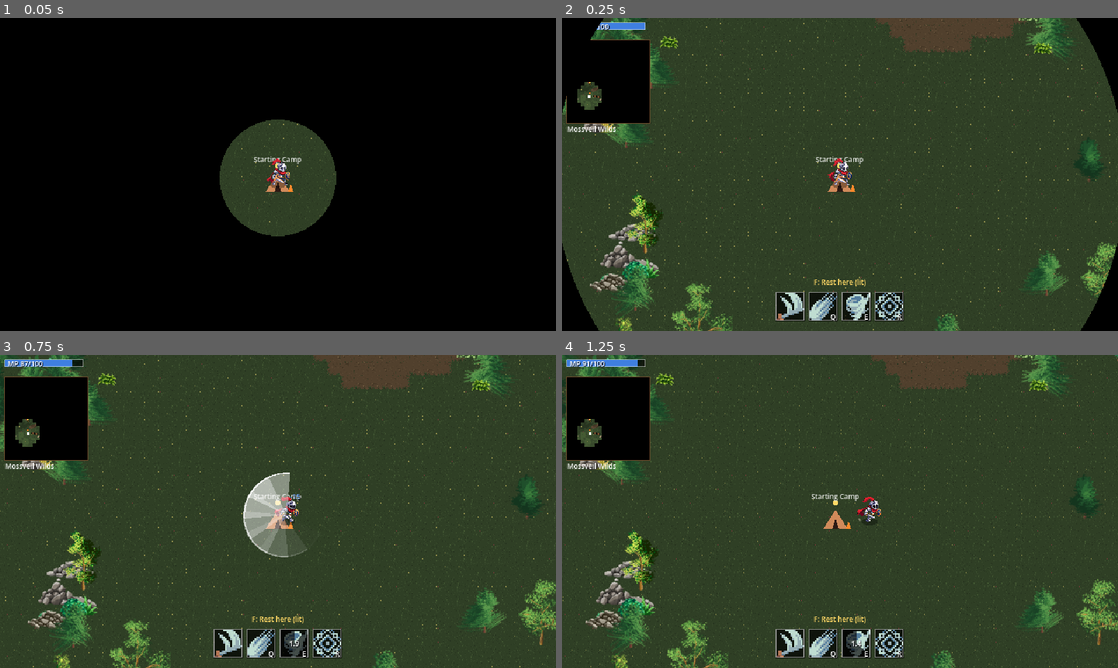
Above: before the commit, frames 1-4 (two rows, left to right).
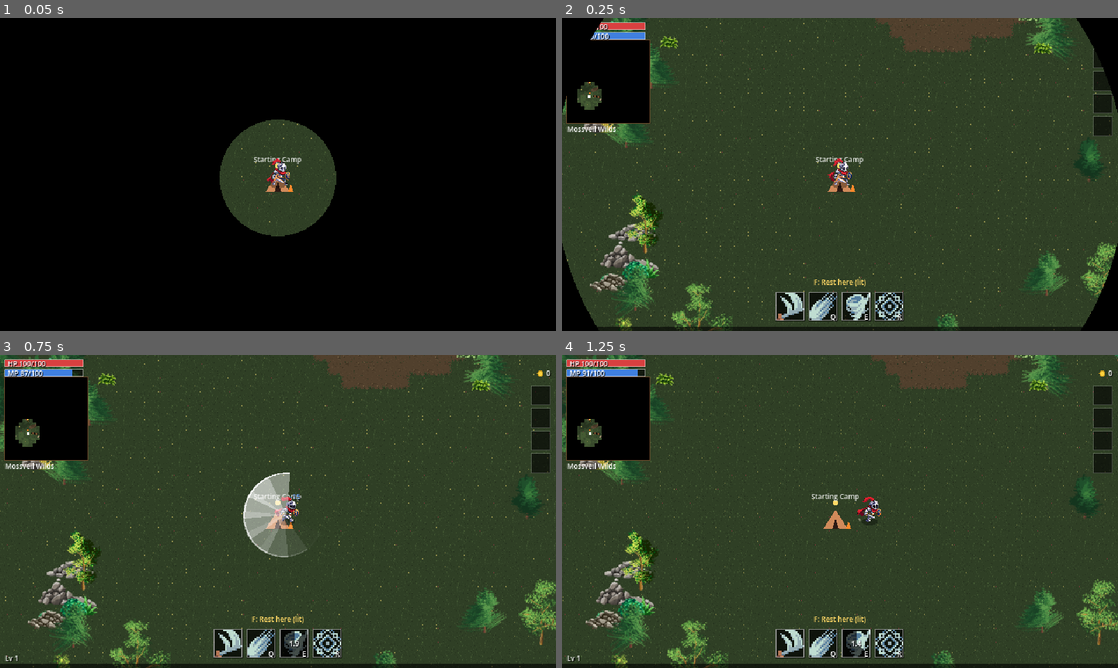
Above: after the commit, the same moments.

Repository: boki-io/game
Game: Godot game, scene res://scenes/overworld.tscn
Same seed, same stepped clock (60 frames per second), same inputs: the game is played once before the commit and once after it. This scene is started directly instead of the project's main scene.
Inputs (mouse positions are in pixels of both pictures, inside the frame that each line leads up to):
- Up to frame 1 (0.05 s): no input
- Up to frame 2 (0.25 s): no input
- Up to frame 3 (0.75 s): tap Enter (hub_confirm) at 0.5 s; move the mouse to (400, 495) at 0.52 s; hold D (hub_right) from 0.53 s (still down); tap E (ability_e) at 0.6 s; click (400, 495) at 0.67 s
- Up to frame 4 (1.25 s): keep holding D (hub_right)

Frame 1 is identical in both runs. In frame 2, 2.3% of the frame differs, in the area x 5-99%, y 1-100%; in frame 3, 2.9%, in the area x 0-100%, y 1-100%; in frame 4, 2.9%.

Commit message:
HUD: the overworld shows HP, mana, the XP bar, relic slots and gold
The overworld bound the HUD without a run manager, which is the hub's layout (mana and abilities only). An overworld_mode flag draws the run's bars without the timer, stage text and kills.

Co-Authored-By: Claude Sonnet 5.5 <noreply@anthropic.com>

Diff:
--- a/scripts/overworld/overworld.gd
+++ b/scripts/overworld/overworld.gd
@@ -127,6 +127,7 @@
 	RunProgress.restore(player, journey.progress)
 	player.died.connect(_on_player_died)
 	player.xp.leveled_up.connect(func(_level: int) -> void: level_up_menu.queue_level_up(player))
+	hud.overworld_mode = true
 	hud.bind(player)
 
 
--- a/scripts/ui/hud.gd
+++ b/scripts/ui/hud.gd
@@ -29,6 +29,8 @@
 
 var player: Player
 var run_manager: RunManager
+## The overworld (spec 1.6): no run manager, but the run's bars (HP, mana, XP, relics, gold) show, without the timer, stage or kills.
+@export var overworld_mode := false
 
 var _stage_text := ""
 var _flash: Dictionary = {}  # slot -> seconds left (failed cast feedback)
@@ -101,7 +103,7 @@
 	if _hurt_pulse > 0.0:
 		_draw_hurt_pulse()
 	var font := ThemeDB.fallback_font
-	if run_manager == null:
+	if run_manager == null and not overworld_mode:
 		if shows_mana(player.character):
 			_draw_bar(Vector2(6, 6), player.mana.current, player.mana.max_mana(), Color("3f7fe0"), "MP", font,
 				_mana_flash > 0.0)
@@ -114,12 +116,13 @@
 
 	if player.trait_active():
 		_text(font, Vector2(28, 36), "FOCUS", 8, HORIZONTAL_ALIGNMENT_CENTER, 0)
-	var remaining := maxf(RunManager.RUN_DURATION - run_manager.elapsed, 0.0)
 	var view := get_viewport_rect().size
-	_text(font, Vector2(view.x / 2.0, 14), UiKit.format_time(remaining), 12, HORIZONTAL_ALIGNMENT_CENTER, 0)
-	if _stage_text != "":
-		_text(font, Vector2(view.x / 2.0, 25), _stage_text, 8, HORIZONTAL_ALIGNMENT_CENTER, 200.0)
-	_text(font, Vector2(view.x - 6.0, 12), "Kills %d" % run_manager.kills, 8, HORIZONTAL_ALIGNMENT_RIGHT, 0)
+	if run_manager != null:
+		var remaining := maxf(RunManager.RUN_DURATION - run_manager.elapsed, 0.0)
+		_text(font, Vector2(view.x / 2.0, 14), UiKit.format_time(remaining), 12, HORIZONTAL_ALIGNMENT_CENTER, 0)
+		if _stage_text != "":
+			_text(font, Vector2(view.x / 2.0, 25), _stage_text, 8, HORIZONTAL_ALIGNMENT_CENTER, 200.0)
+		_text(font, Vector2(view.x - 6.0, 12), "Kills %d" % run_manager.kills, 8, HORIZONTAL_ALIGNMENT_RIGHT, 0)
 	_draw_gold(font, view)
 
 	_draw_xp(font)
--- a/tests/overworld/overworld_scene.gd
+++ b/tests/overworld/overworld_scene.gd
@@ -89,6 +89,7 @@
 	var w = WorldDataS.shared()
 	var ow = await _load(&"knight")
 	var start = w.start_marker()
+	_check(ow.hud.overworld_mode and ow.hud.run_manager == null and ow.hud.player == ow.player, "the HUD is bound in overworld mode: HP, mana, XP and relic slots show without a run timer")
 	_check(ow.player != null and ow.player.global_position.distance_to(w.marker_world(start)) < 2.0, "a new journey stands at the start camp (%s)" % [ow.player.global_position])
 	_check(not ow.player.hub_mode, "the overworld player is not in hub mode (mana is limited, relics work)")
 	_check(ow.journey.respawn == start.name and ow.journey.checkpoints == [start.name], "the journey starts with the start camp lit")
